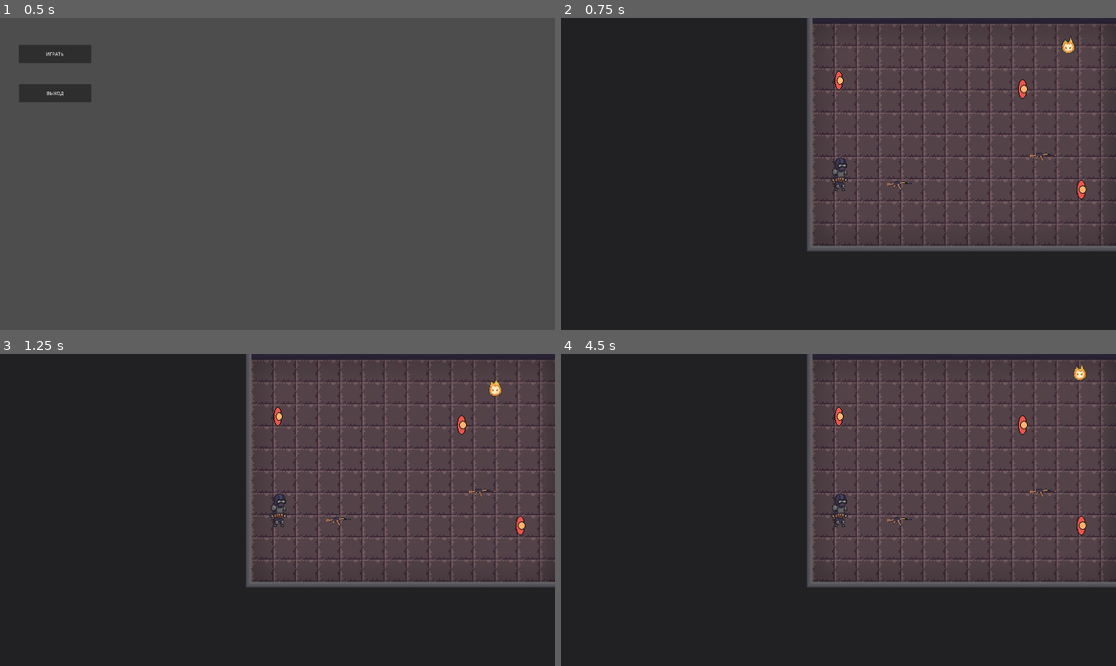
Above: before the commit, frames 1-4 (two rows, left to right).
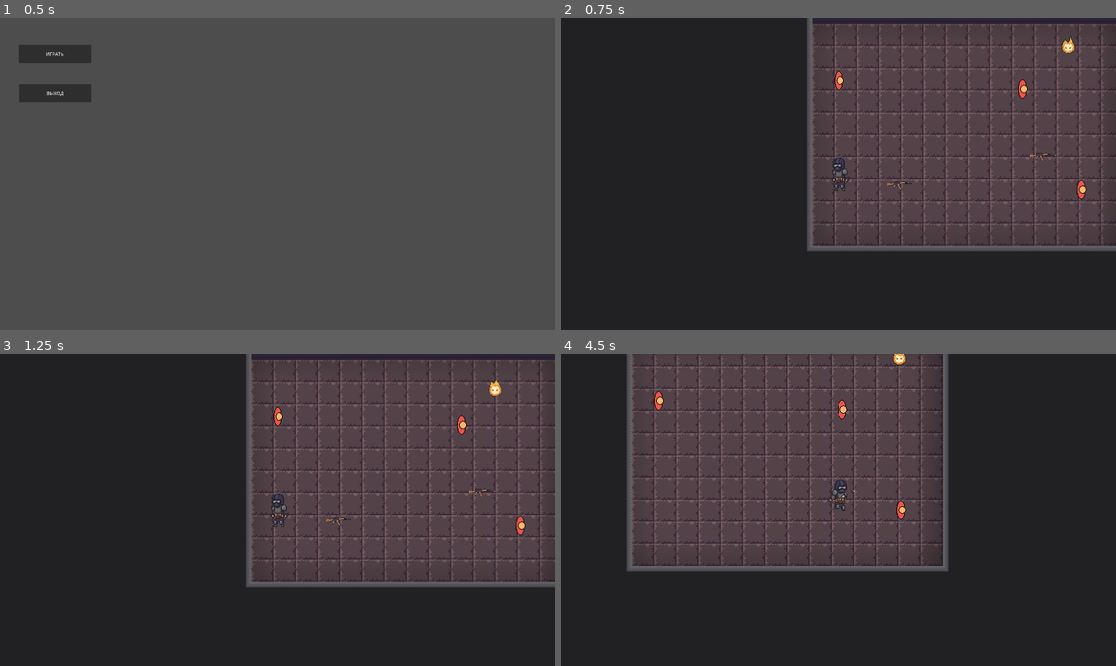
Above: after the commit, the same moments.

Repository: JaRiex11/thegame
Game: Godot game, scene res://scenes/MainMenu.tscn
The game is run twice, just before and just after one commit, with the same random seed, the same clock (stepped at 60 frames per second) and the same inputs.
Inputs (mouse positions are in pixels of both pictures, inside the frame that each line leads up to):
- Up to frame 1 (0.5 s): no input
- Up to frame 2 (0.75 s): click "ИГРАТЬ" at 0.5 s
- Up to frame 3 (1.25 s): no input
- Up to frame 4 (4.5 s): move the mouse to (960, 494) at 1.27 s; hold D (right) 1.28-2.03 s; tap Space (jump) at 1.35, 1.52, 1.82, 2.27, 2.3, 2.57, 2.85, 3.77, 3.8, 4.07, 4.35 s; move the mouse to (727, 525) at 2.02 s; hold S (down) 2.03-2.78 s; click (727, 525) at 2.1 s; move the mouse to (894, 441) at 2.77 s; hold D (right) 2.78-3.53 s; move the mouse to (810, 572) at 3.52 s; hold W (up) 3.53-4.28 s; click (810, 572) at 3.6 s; move the mouse to (1005, 556) at 4.27 s; hold A (left) from 4.28 s (still down)

Frame 1 is identical in both runs. In frame 2, 0.2% of the frame differs, in the area x 48-52%, y 44-56%; in frame 3, 0.2%; in frame 4, 51%, in the area x 11-100%, y 0-75%.
Error before the commit: Parse Error: Variable "SPEED" has the same name as a previously declared variable. (res://main_character.gd:9)

Commit message:
мелкие изменения

Diff:
--- a/main_character.gd
+++ b/main_character.gd
@@ -3,13 +3,12 @@
 
 const Weapon = preload("res://scenes/based_scenes/weapon.gd")
 
-@export var SPEED = 400.0
 # Состояния игрока
+enum PlayerState { IDLE, WALK, HURT, DEAD }
 
 @export var SPEED := 400.0
 @export var max_health: int = 100
 
-# Переменная для хранения текущего направления (пригодится для idle)
 @export_category("Animations")
 @export var idle_right_anim : String = "IdleR"
 @export var idle_left_anim : String = "IdleL"
@@ -41,11 +40,11 @@
 	change_state(PlayerState.IDLE)
 
 func _physics_process(delta):
-
 	update_facing_direction()
 	handle_movement()
 	handle_weapon()
 	update_animations()
+
 func update_facing_direction():
 	var mouse_pos = get_global_mouse_position()
 	# Определяем направление взгляда по позиции курсора
@@ -56,7 +55,6 @@
 	velocity = move_dir * SPEED
 	move_and_slide()
 
-		if Input.is_action_just_pressed("jump"):
 	# Изменение состояния движения
 	if move_dir.length() > 0:
 		if current_state != PlayerState.WALK:
